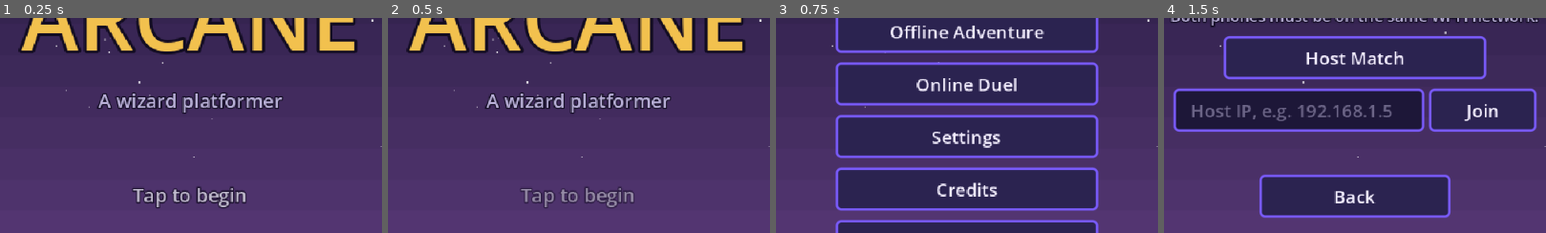
Above: before the commit, frames 1-4 (left to right).
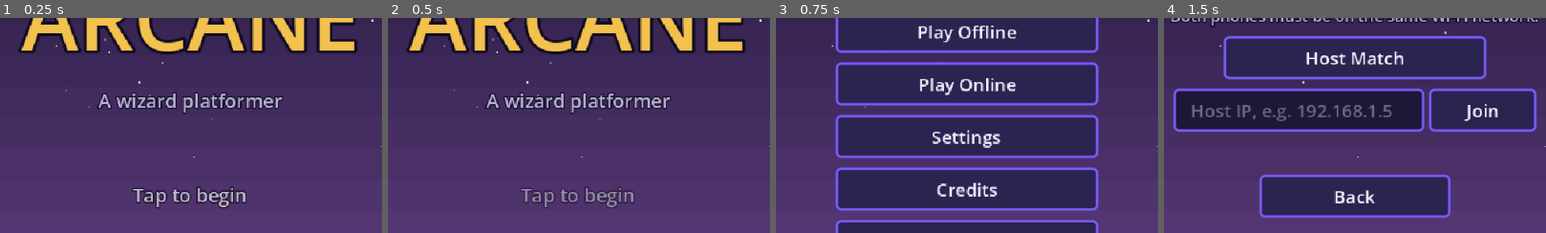
Above: after the commit, the same moments.

Repository: Lynnield/Arcane
Game: Godot game, scene res://scenes/ui/title.tscn
Same seed, same stepped clock (60 frames per second), same inputs: the game is played once before the commit and once after it.
Inputs (mouse positions are % of the whole screen's width and height, from its top left):
- Up to frame 1 (0.25 s): no input
- Up to frame 2 (0.5 s): no input
- Up to frame 3 (0.75 s): tap Enter at 0.5 s; move the mouse to (72, 45) at 0.52 s; hold D (move_right) from 0.53 s (still down); hold Space (jump) from 0.53 s (still down); click (72, 45) at 0.67 s
- Up to frame 4 (1.5 s): release D (move_right) at 1.25 s; release Space (jump) at 1.25 s; click (50, 50) at 1.25 s, where only the run before the commit has a clickable "Online Duel"
The pictures show only the part of the screen within x 25-75%, y 35-85%; the shares and areas given below are measured in that part.

Frames 1-2 are identical in both runs. In frame 3, 2.5% of the frame differs, in the area x 30-71%, y 3-36%; in frame 4, nothing differs.

Commit message:
feat: offline duel against a computer wizard with three difficulties
Main menu now offers Play Offline / Play Online. Play Offline opens the adventure or a best-of-three duel vs a CPU wizard (Easy / Normal / Hard) that moves, dodges and casts with the same orb rules as the player. Duel HUDs place the objective below both health bars.

Diff:
--- /dev/null
+++ b/scenes/cpu_duel.tscn
@@ -0,0 +1,6 @@
+[gd_scene load_steps=2 format=3]
+
+[ext_resource type="Script" path="res://scripts/cpu_duel.gd" id="1_script"]
+
+[node name="CpuDuel" type="Node2D"]
+script = ExtResource("1_script")
--- /dev/null
+++ b/scenes/ui/offline_menu.tscn
@@ -0,0 +1,12 @@
+[gd_scene load_steps=2 format=3]
+
+[ext_resource type="Script" path="res://scripts/ui/offline_menu.gd" id="1_script"]
+
+[node name="OfflineMenu" type="Control"]
+layout_mode = 3
+anchors_preset = 15
+anchor_right = 1.0
+anchor_bottom = 1.0
+grow_horizontal = 2
+grow_vertical = 2
+script = ExtResource("1_script")
--- a/scripts/autoload/game.gd
+++ b/scripts/autoload/game.gd
@@ -9,8 +9,11 @@
 const LOBBY := "res://scenes/ui/lobby.tscn"
 const RESULTS := "res://scenes/ui/results.tscn"
 const PVP_ARENA := "res://scenes/pvp_arena.tscn"
+const OFFLINE_MENU := "res://scenes/ui/offline_menu.tscn"
+const CPU_DUEL := "res://scenes/cpu_duel.tscn"
 
 var current_level := 1
+var cpu_difficulty := 2
 var last_result: Dictionary = {}
 
 
@@ -72,6 +75,16 @@
 	goto(RESULTS)
 
 
+func start_cpu_duel(difficulty: int) -> void:
+	cpu_difficulty = clampi(difficulty, 1, 3)
+	goto(CPU_DUEL)
+
+
+func finish_cpu_duel(won: bool, my_rounds: int, their_rounds: int) -> void:
+	last_result = {"mode": "cpu", "won": won, "my_rounds": my_rounds, "their_rounds": their_rounds, "difficulty": cpu_difficulty}
+	goto(RESULTS)
+
+
 func finish_match(won: bool, my_rounds: int, their_rounds: int) -> void:
 	last_result = {"mode": "pvp", "won": won, "my_rounds": my_rounds, "their_rounds": their_rounds}
 	Net.close()
--- /dev/null
+++ b/scripts/cpu_brain.gd
@@ -0,0 +1,114 @@
+class_name CpuBrain
+extends Node
+## Drives the computer wizard in the offline duel. It exposes the same
+## interface as TouchControls (move_axis / consume_jump / jump_held), so the
+## computer plays by exactly the same movement and orb rules as the player.
+
+signal fire_requested(drag: Vector2)
+
+## Per difficulty: seconds between shots, aim error (px), chance to hop over
+## an incoming orb, and how much it leads a moving target.
+const LEVELS := {
+	1: {"name": "Easy", "cooldown": 1.8, "error": 28.0, "dodge": 0.15, "lead": 0.0},
+	2: {"name": "Normal", "cooldown": 1.15, "error": 12.0, "dodge": 0.45, "lead": 0.6},
+	3: {"name": "Hard", "cooldown": 0.65, "error": 4.0, "dodge": 0.8, "lead": 1.0},
+}
+
+var me: Player
+var foe: Player
+var difficulty := 2
+var jump_held := false
+
+var _axis := 0.0
+var _jump := false
+var _fire_timer := 1.2
+var _think := 0.0
+var _strafe := 0.0
+var _dodge_cooldown := 0.0
+
+
+static func level_name(level: int) -> String:
+	return str(LEVELS[clampi(level, 1, 3)]["name"])
+
+
+func move_axis() -> float:
+	return _axis
+
+
+func consume_jump() -> bool:
+	var queued := _jump
+	_jump = false
+	return queued
+
+
+func is_aiming() -> bool:
+	return false
+
+
+func aim_drag() -> Vector2:
+	return Vector2.ZERO
+
+
+func _physics_process(delta: float) -> void:
+	_axis = 0.0
+	if not is_instance_valid(me) or not is_instance_valid(foe) or not me.can_act or foe.health <= 0:
+		return
+	var cfg: Dictionary = LEVELS[clampi(difficulty, 1, 3)]
+	var dx := foe.global_position.x - me.global_position.x
+	var dist := absf(dx)
+	var toward := signf(dx)
+
+	# Keep a comfortable casting distance, drifting a little to stay hard to hit.
+	_think -= delta
+	if _think <= 0.0:
+		_think = randf_range(0.3, 0.7)
+		_strafe = randf_range(-0.6, 0.6)
+	if dist > 230.0:
+		_axis = toward
+	elif dist < 110.0:
+		_axis = -toward
+	else:
+		_axis = _strafe
+	if me.is_on_floor() and (me.is_on_wall() or (foe.global_position.y < me.global_position.y - 40.0 and randf() < 0.02)):
+		_jump = true
+
+	_dodge_cooldown -= delta
+	if _dodge_cooldown <= 0.0 and me.is_on_floor() and _orb_incoming():
+		_dodge_cooldown = 0.8
+		if randf() < cfg["dodge"]:
+			_jump = true
+
+	_fire_timer -= delta
+	if _fire_timer <= 0.0:
+		_fire_timer = float(cfg["cooldown"]) * randf_range(0.8, 1.2) if _try_fire(cfg, dist) else 0.3
+
+
+func _orb_incoming() -> bool:
+	var center := me.global_position + Vector2(0, -10)
+	for node in me.get_parent().get_children():
+		var orb := node as MagicOrb
+		if orb == null or orb.shooter == me:
+			continue
+		var to_me := center - orb.global_position
+		if to_me.length() < 90.0 and orb.velocity.dot(to_me) > 0.0:
+			return true
+	return false
+
+
+func _try_fire(cfg: Dictionary, dist: float) -> bool:
+	var target := foe.global_position + Vector2(0, -10)
+	target += foe.velocity * float(cfg["lead"]) * (dist / Tuning.ORB_MAX_SPEED)
+	target += Vector2(randf_range(-1.0, 1.0), randf_range(-1.0, 1.0)) * float(cfg["error"])
+	var exclude: Array[RID] = [me.get_rid()]
+	var space := me.get_world_2d().direct_space_state
+	for high_arc in [false, true]:
+		var from := me.wand_tip(target - me.global_position)
+		var vel := OrbPhysics.solve_launch(from, target, Tuning.ORB_MAX_SPEED, high_arc)
+		if vel == Vector2.ZERO:
+			continue
+		# Skip shots that would only hit a platform on the way.
+		var path := OrbPhysics.simulate(space, from, vel, me.orb_mask, exclude, 2.0)
+		if path[path.size() - 1].distance_to(target) < 40.0:
+			me.try_fire(-vel.normalized() * Tuning.MAX_PULL)
+			return true
+	return false
--- /dev/null
+++ b/scripts/cpu_duel.gd
@@ -0,0 +1,143 @@
+extends Node2D
+## Offline Wizard Duel against the computer. Same arena and rules as the
+## online duel: best of three rounds, 100 HP each. Works with no network.
+## Both wizards falling in the same frame is a draw and the round is replayed.
+
+const TILE := LevelData.TILE
+const PLAYER_SCENE := preload("res://scenes/player.tscn")
+const HUD_SCENE := preload("res://scenes/hud.tscn")
+const ORB_MASK := OrbPhysics.MASK_WORLD | OrbPhysics.MASK_PLAYER
+
+var player: Player
+var cpu: Player
+var brain: CpuBrain
+var hud: Hud
+var controls: TouchControls
+var my_rounds := 0
+var cpu_rounds := 0
+var round_active := false
+
+var _spawns: Array = []
+var _round_number := 0
+var _check_pending := false
+var _over := false
+
+
+func _ready() -> void:
+	var data := LevelData.arena()
+	WorldBuilder.build(self, data["solids"], data["width"], data["palette"], false)
+	_spawns = data["spawns"]
+	var camera := Camera2D.new()
+	camera.position = Vector2(data["width"] * TILE / 2.0, LevelData.HEIGHT * TILE / 2.0)
+	add_child(camera)
+
+	controls = TouchControls.new()
+	add_child(controls)
+	player = _make_wizard(Color("6b4fd8"), Color("8fe3ff"))
+	player.controls = controls
+	player.show_marker = true
+	add_child(player)
+
+	brain = CpuBrain.new()
+	brain.difficulty = Game.cpu_difficulty
+	add_child(brain)
+	cpu = _make_wizard(Color("c2414f"), Color("ffa36b"))
+	cpu.controls = brain
+	cpu.reads_keyboard = false
+	add_child(cpu)
+	brain.me = cpu
+	brain.foe = player
+
+	for w in [player, cpu]:
+		w.health_changed.connect(func(_c: int, _m: int) -> void: _refresh_hud())
+		w.died.connect(_queue_round_check)
+
+	hud = HUD_SCENE.instantiate() as Hud
+	hud.mode = "cpu"
+	add_child(hud)
+	hud.restart_requested.connect(func() -> void: Game.start_cpu_duel(Game.cpu_difficulty))
+	hud.menu_requested.connect(func() -> void: Game.goto(Game.OFFLINE_MENU))
+	hud.set_objective("Duel vs Computer (%s) - first to %d rounds" % [CpuBrain.level_name(Game.cpu_difficulty), Tuning.PVP_ROUNDS_TO_WIN])
+	_start_round()
+
+
+func _make_wizard(robe: Color, orb: Color) -> Player:
+	var w := PLAYER_SCENE.instantiate() as Player
+	w.robe_color = robe
+	w.orb_color = orb
+	w.max_health = Tuning.PVP_MAX_HEALTH
+	w.health = Tuning.PVP_MAX_HEALTH
+	w.orb_mask = ORB_MASK
+	w.orb_damage = Tuning.PVP_DAMAGE
+	w.can_act = false
+	return w
+
+
+func _start_round() -> void:
+	_round_number += 1
+	for node in get_children():
+		if node is MagicOrb:
+			node.queue_free()
+	player.teleport(LevelData.foot(_spawns[0]))
+	cpu.teleport(LevelData.foot(_spawns[1]))
+	for w in [player, cpu]:
+		w.reset_health()
+		w.can_act = false
+	_refresh_hud()
+	hud.show_message("Round %d" % _round_number, 0.8)
+	for count in ["3", "2", "1"]:
+		await get_tree().create_timer(0.7, false).timeout
+		hud.show_message(count, 0.4)
+	await get_tree().create_timer(0.7, false).timeout
+	if _over:
+		return
+	hud.show_message("Fight!", 0.6)
+	player.can_act = true
+	cpu.can_act = true
+	round_active = true
+
+
+func _queue_round_check() -> void:
+	if not _check_pending:
+		_check_pending = true
+		_check_round.call_deferred()
+
+
+func _check_round() -> void:
+	_check_pending = false
+	if not round_active:
+		return
+	var player_down := player.health <= 0
+	var cpu_down := cpu.health <= 0
+	if not player_down and not cpu_down:
+		return
+	round_active = false
+	player.can_act = false
+	cpu.can_act = false
+	if player_down and cpu_down:
+		hud.show_message("Draw! Round replayed", 2.0)
+	elif cpu_down:
+		my_rounds += 1
+		hud.show_message("Round won!", 2.0)
+	else:
+		cpu_rounds += 1
+		hud.show_message("Round lost", 2.0)
+	_refresh_hud()
+	await get_tree().create_timer(2.2, false).timeout
+	if my_rounds >= Tuning.PVP_ROUNDS_TO_WIN or cpu_rounds >= Tuning.PVP_ROUNDS_TO_WIN:
+		_over = true
+		Sfx.play("win" if my_rounds > cpu_rounds else "lose")
+		Game.finish_cpu_duel(my_rounds > cpu_rounds, my_rounds, cpu_rounds)
+	else:
+		_start_round()
+
+
+func _refresh_hud() -> void:
+	hud.set_health(player.health, player.max_health)
+	hud.set_rival_health(cpu.health, cpu.max_health)
+	hud.set_info("Rounds  %d - %d" % [my_rounds, cpu_rounds])
+
+
+## Android back button.
+func on_back_requested() -> void:
+	hud.toggle_pause()
--- a/scripts/hud.gd
+++ b/scripts/hud.gd
@@ -1,7 +1,7 @@
 class_name Hud
 extends CanvasLayer
 ## In-game HUD: health, timer, objective, centre messages and the pause menu.
-## mode "campaign" pauses the tree; mode "pvp" shows a menu without pausing.
+## mode "campaign" and "cpu" pause the tree; "pvp" shows a menu without pausing.
 
 signal restart_requested
 signal menu_requested
@@ -31,7 +31,7 @@
 	add_child(_root)
 
 	_health = Bar.new()
-	_health.caption = "YOU" if mode == "pvp" else "HP"
+	_health.caption = "HP" if mode == "campaign" else "YOU"
 	_health.fill = Color("5fe08a")
 	_health.position = Vector2(10, 10)
 	_root.add_child(_health)
@@ -43,13 +43,14 @@
 
 	_objective = UiKit.label("", 14)
 	_objective.set_anchors_preset(Control.PRESET_TOP_WIDE)
-	_objective.offset_top = 6
+	# Duels show a health bar on each side, so the objective sits below them.
+	_objective.offset_top = 6 if mode == "campaign" else 30
 	_objective.mouse_filter = Control.MOUSE_FILTER_IGNORE
 	_root.add_child(_objective)
 
-	if mode == "pvp":
+	if mode != "campaign":
 		_rival_health = Bar.new()
-		_rival_health.caption = "RIVAL"
+		_rival_health.caption = "RIVAL" if mode == "pvp" else "CPU"
 		_rival_health.fill = Color("ff6b6b")
 		_rival_health.set_anchors_preset(Control.PRESET_TOP_RIGHT)
 		_rival_health.offset_left = -Bar.WIDTH - 100
@@ -142,7 +143,7 @@
 		return
 	if not allow_pause:
 		return
-	if mode == "campaign":
+	if mode != "pvp":
 		get_tree().paused = true
 	_show_pause_menu()
 
@@ -169,7 +170,7 @@
 
 func resume() -> void:
 	_overlay.visible = false
-	if mode == "campaign":
+	if mode != "pvp":
 		get_tree().paused = false
 
 
@@ -193,7 +194,7 @@
 
 func _notification(what: int) -> void:
 	if what == NOTIFICATION_APPLICATION_FOCUS_OUT or what == NOTIFICATION_APPLICATION_PAUSED:
-		if mode == "campaign" and allow_pause and not _overlay.visible:
+		if mode != "pvp" and allow_pause and not _overlay.visible:
 			toggle_pause()
 
 
--- a/scripts/player.gd
+++ b/scripts/player.gd
@@ -16,7 +16,10 @@
 
 var max_health := Tuning.PLAYER_MAX_HEALTH
 var health := Tuning.PLAYER_MAX_HEALTH
-var controls: TouchControls
+## TouchControls for the player, or a CpuBrain for the computer wizard.
+var controls: Node
+## False for the computer wizard so the keyboard only moves the player.
+var reads_keyboard := true
 var is_local := true
 var can_act := true
 var show_marker := false
@@ -74,13 +77,16 @@
 	var axis := 0.0
 	var want_jump := false
 	var holding_jump := false
-	var touch_jump := controls != null and controls.consume_jump()
+	var touch_jump: bool = controls != null and controls.consume_jump()
 	if can_act:
-		axis = Input.get_axis("move_left", "move_right")
+		if reads_keyboard:
+			axis = Input.get_axis("move_left", "move_right")
+			want_jump = Input.is_action_just_pressed("jump")
+			holding_jump = Input.is_action_pressed("jump")
 		if controls and is_zero_approx(axis):
 			axis = controls.move_axis()
-		want_jump = Input.is_action_just_pressed("jump") or touch_jump
-		holding_jump = Input.is_action_pressed("jump") or (controls != null and controls.jump_held)
+		want_jump = want_jump or touch_jump
+		holding_jump = holding_jump or (controls != null and controls.jump_held)
 
 	_jump_buffer = Tuning.JUMP_BUFFER if want_jump else _jump_buffer - delta
 	_coyote = Tuning.COYOTE_TIME if is_on_floor() else _coyote - delta
--- a/scripts/ui/level_select.gd
+++ b/scripts/ui/level_select.gd
@@ -35,4 +35,4 @@
 			b.add_child(stars)
 		grid.add_child(b)
 	box.add_child(UiKit.spacer(4))
-	box.add_child(UiKit.button("Back", func() -> void: Game.goto(Game.MAIN_MENU), 160.0))
+	box.add_child(UiKit.button("Back", func() -> void: Game.goto(Game.OFFLINE_MENU), 160.0))
--- a/scripts/ui/main_menu.gd
+++ b/scripts/ui/main_menu.gd
@@ -6,8 +6,8 @@
 	var box := UiKit.screen(self)
 	box.add_child(UiKit.label("ARCANE", 44, UiKit.GOLD))
 	box.add_child(UiKit.spacer(12))
-	box.add_child(UiKit.button("Offline Adventure", func() -> void: Game.goto(Game.LEVEL_SELECT)))
-	box.add_child(UiKit.button("Online Duel", func() -> void: Game.goto(Game.LOBBY)))
+	box.add_child(UiKit.button("Play Offline", func() -> void: Game.goto(Game.OFFLINE_MENU)))
+	box.add_child(UiKit.button("Play Online", func() -> void: Game.goto(Game.LOBBY)))
 	box.add_child(UiKit.button("Settings", func() -> void: Game.goto(Game.SETTINGS)))
 	box.add_child(UiKit.button("Credits", func() -> void: Game.goto(Game.CREDITS)))
 	box.add_child(UiKit.button("Quit", func() -> void: get_tree().quit()))
--- /dev/null
+++ b/scripts/ui/offline_menu.gd
@@ -0,0 +1,21 @@
+extends Control
+## Offline mode select: the five-level adventure or a duel against the computer.
+
+
+func _ready() -> void:
+	var box := UiKit.screen(self)
+	box.add_child(UiKit.label("Play Offline", 28, UiKit.GOLD))
+	box.add_child(UiKit.label("No internet needed", 13, UiKit.MUTED))
+	box.add_child(UiKit.spacer(4))
+	box.add_child(UiKit.button("Adventure (5 levels)", func() -> void: Game.goto(Game.LEVEL_SELECT), 300.0))
+	box.add_child(UiKit.spacer(6))
+	box.add_child(UiKit.label("Duel vs Computer", 16))
+	var row := HBoxContainer.new()
+	row.alignment = BoxContainer.ALIGNMENT_CENTER
+	row.add_theme_constant_override("separation", 8)
+	for level in [1, 2, 3]:
+		var difficulty: int = level
+		row.add_child(UiKit.button(CpuBrain.level_name(level), func() -> void: Game.start_cpu_duel(difficulty), 94.0))
+	box.add_child(row)
+	box.add_child(UiKit.spacer(6))
+	box.add_child(UiKit.button("Back", func() -> void: Game.goto(Game.MAIN_MENU), 160.0))
--- a/scripts/ui/results.gd
+++ b/scripts/ui/results.gd
@@ -26,6 +26,14 @@
 			box.add_child(UiKit.button("Next Level", func() -> void: Game.start_level(level + 1)))
 		box.add_child(UiKit.button("Retry", func() -> void: Game.start_level(level)))
 		box.add_child(UiKit.button("Menu", func() -> void: Game.goto(Game.LEVEL_SELECT)))
+	elif r["mode"] == "cpu":
+		var difficulty: int = r["difficulty"]
+		box.add_child(UiKit.label("Victory!" if won else "Defeat", 34, UiKit.GOLD if won else Color("ff7a7a")))
+		box.add_child(UiKit.label("Duel vs Computer (%s)" % CpuBrain.level_name(difficulty), 16, UiKit.MUTED))
+		box.add_child(UiKit.label("Rounds  %d - %d" % [r["my_rounds"], r["their_rounds"]], 18))
+		box.add_child(UiKit.spacer(8))
+		box.add_child(UiKit.button("Rematch", func() -> void: Game.start_cpu_duel(difficulty)))
+		box.add_child(UiKit.button("Menu", func() -> void: Game.goto(Game.OFFLINE_MENU)))
 	else:
 		box.add_child(UiKit.label("Victory!" if won else "Defeat", 34, UiKit.GOLD if won else Color("ff7a7a")))
 		box.add_child(UiKit.label("Rounds  %d - %d" % [r["my_rounds"], r["their_rounds"]], 18))
Not shown, added: scripts/cpu_brain.gd.uid
Not shown, added: scripts/cpu_duel.gd.uid
Not shown, added: scripts/ui/offline_menu.gd.uid
Not shown, changed: README.md
